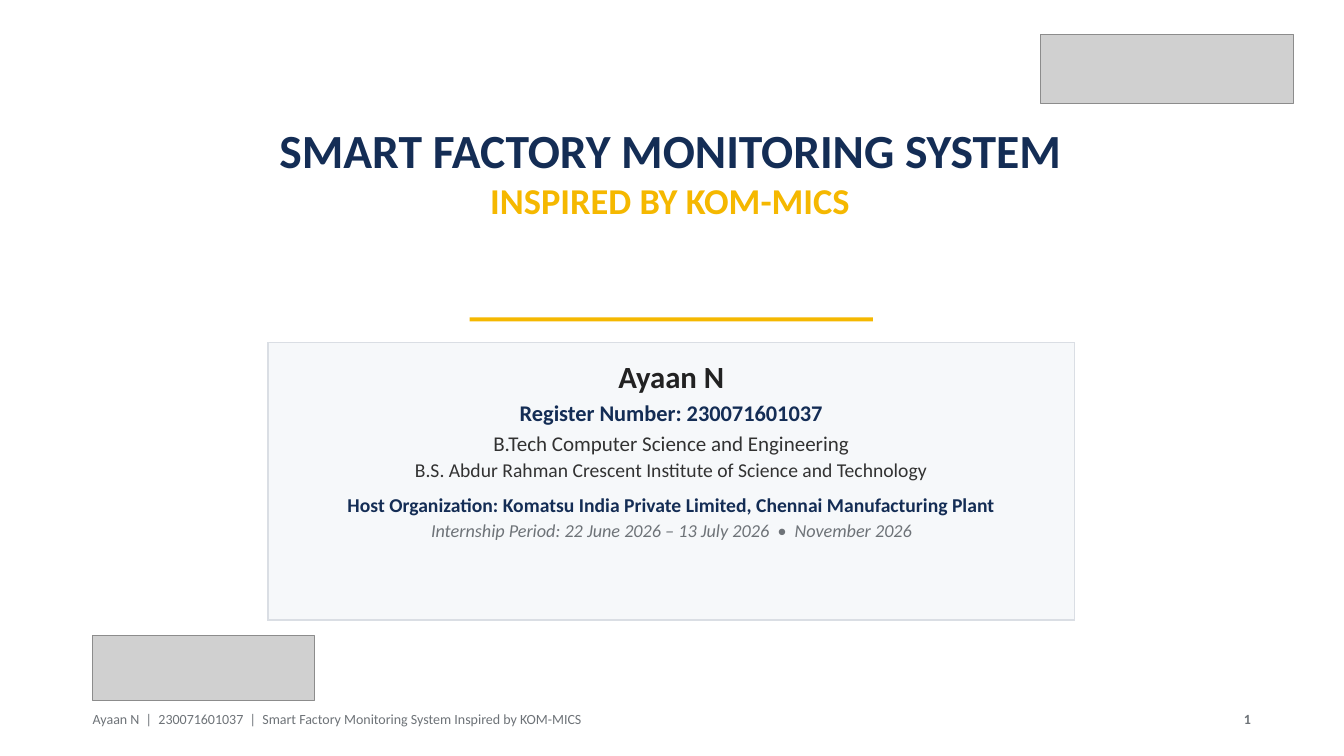
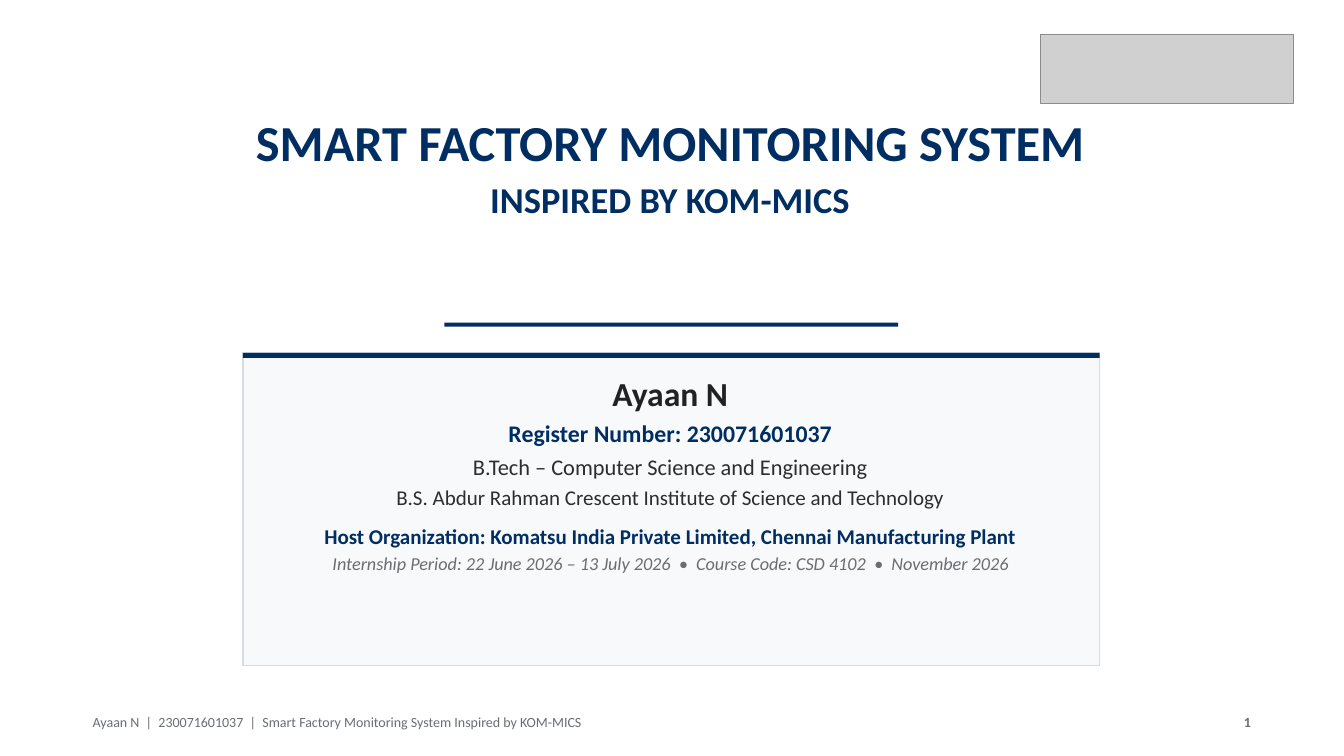
Before and after one commit to ayaan0405/KOM-MICS-Smart-Factory-Monitoring, a slide deck: slide 1 of Ayaan_Internship_Presentation.pptx. Drawn at 1344x756 pixels with LibreOffice and Linux fonts; fonts in the diff are those of the drawing; grey boxes stand for pictures. Boxes give left, top, right and bottom in pixels: in the first picture for what was removed or moved away, otherwise in the second. Text is boxed around its words. In the diff, an @@ line names an element or a change of style, - is before the commit and + after.

Commit message:
Apply user feedback: change all yellows to Komatsu Blue, remove awkward logo, enlarge fonts to eliminate empty space across all cards

```diff
--- a/Ayaan_Internship_Presentation.pptx
+++ b/Ayaan_Internship_Presentation.pptx
@@ text "SMART FACTORY MONITORING SYSTEM": place and size @@
-text "SMART FACTORY MONITORING SYSTEM" at (279,136,1061,215)
+text "SMART FACTORY MONITORING SYSTEM" at (256,128,1084,214)
@@ text "SMART FACTORY MONITORING SYSTEM" at (256,128,1084,214): size 34 to 36 pt, text colour #142D55 to #002D62 in "SMART FACTORY MONITORING SYSTEM"; text colour #F5B800 to #002D62 in "INSPIRED BY KOM-MICS"; more space between paragraphs @@
@@ rectangle: place and size @@
-rectangle at (470,318,873,322)
+rectangle at (445,323,898,327)
@@ rectangle at (445,323,898,327): fill #F5B800 to #002D62 @@
@@ rectangle: place and size @@
-rectangle at (268,343,1075,620)
+rectangle at (243,353,1100,665)
@@ rectangle at (243,353,1100,665): fill #F6F8FA to #F8F9FB; outline #DADEE4 1 pt to #D7DCE4 1 pt @@
@@ rectangle added at (243,353,1100,358), fill #002D62 @@
@@ text "Ayaan N": place and size @@
-text "Ayaan N" at (347,368,994,540)
+text "Ayaan N" at (324,384,1015,573)
@@ text at (324,384,1015,548): size 22 to 24 pt in "Ayaan N"; size 16 to 17 pt in "Register Number: 230071601037"; text colour #142D55 to #002D62 in "Register Number: 230071601037", "Host Organization: Komatsu India Private Limited, Chennai ..."; size 14 to 15 pt in "B.S. Abdur Rahman Crescent Institute of Science ...", "Host Organization: Komatsu India Private Limited, Chennai ..."; text colour #323232 to #2D2D2D in "B.S. Abdur Rahman Crescent Institute of Science ..."; more space between paragraphs @@
@@ text at (473,459,867,479): text changed; size 15 to 16 pt; text colour #323232 to #2D2D2D @@
-B.Tech Computer Science and Engineering
+B.Tech – Computer Science and Engineering
@@ text at (332,557,1009,573): text changed; text colour #6E7378 to #696E73 @@
-Internship Period: 22 June 2026 – 13 July 2026 • November 2026
+Internship Period: 22 June 2026 – 13 July 2026 • Course Code: CSD 4102 • November 2026
@@ picture removed at (93,635,315,701) @@
@@ text "Ayaan N | 230071601037 | ..." at (93,717,581,730): text colour #6E7378 to #696E73 @@
@@ text "1" at (1244,718,1251,727): text colour #6E7378 to #696E73 @@
```
Also in this commit, not shown: 9 other slides changed, 11 other files.
